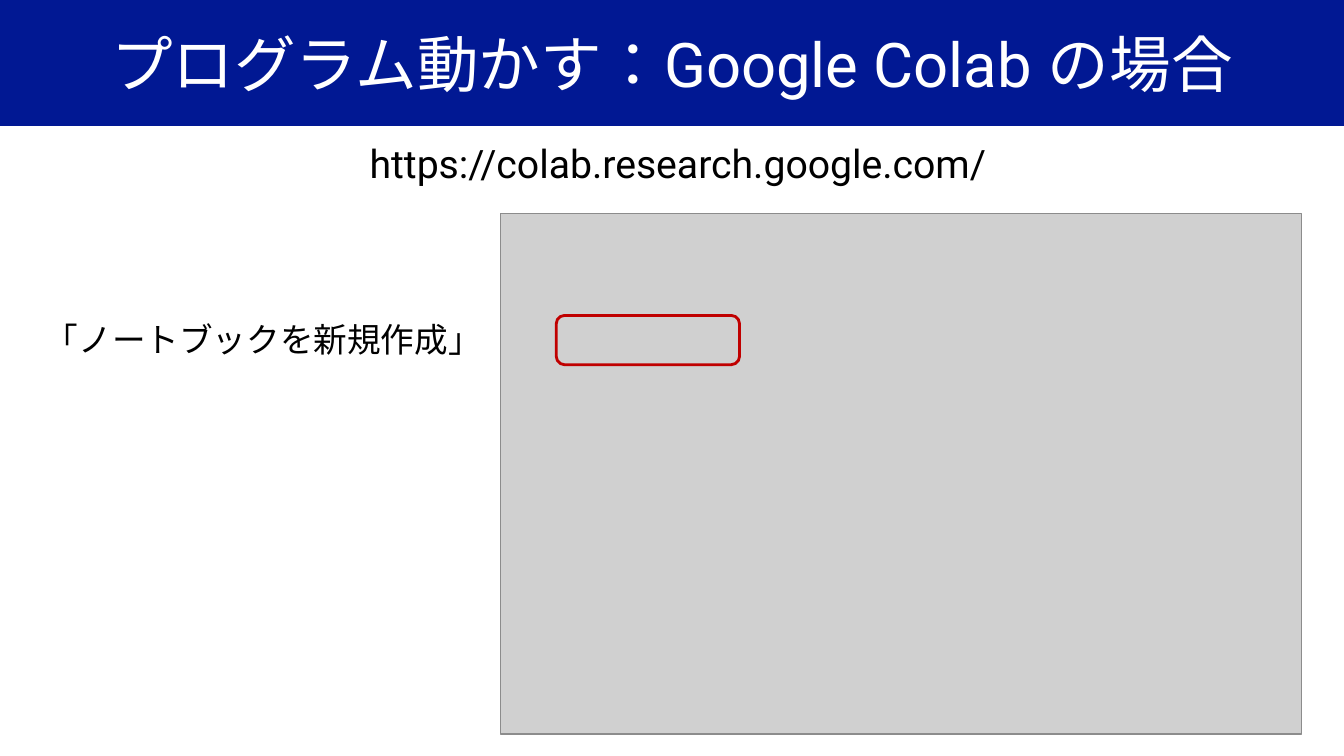
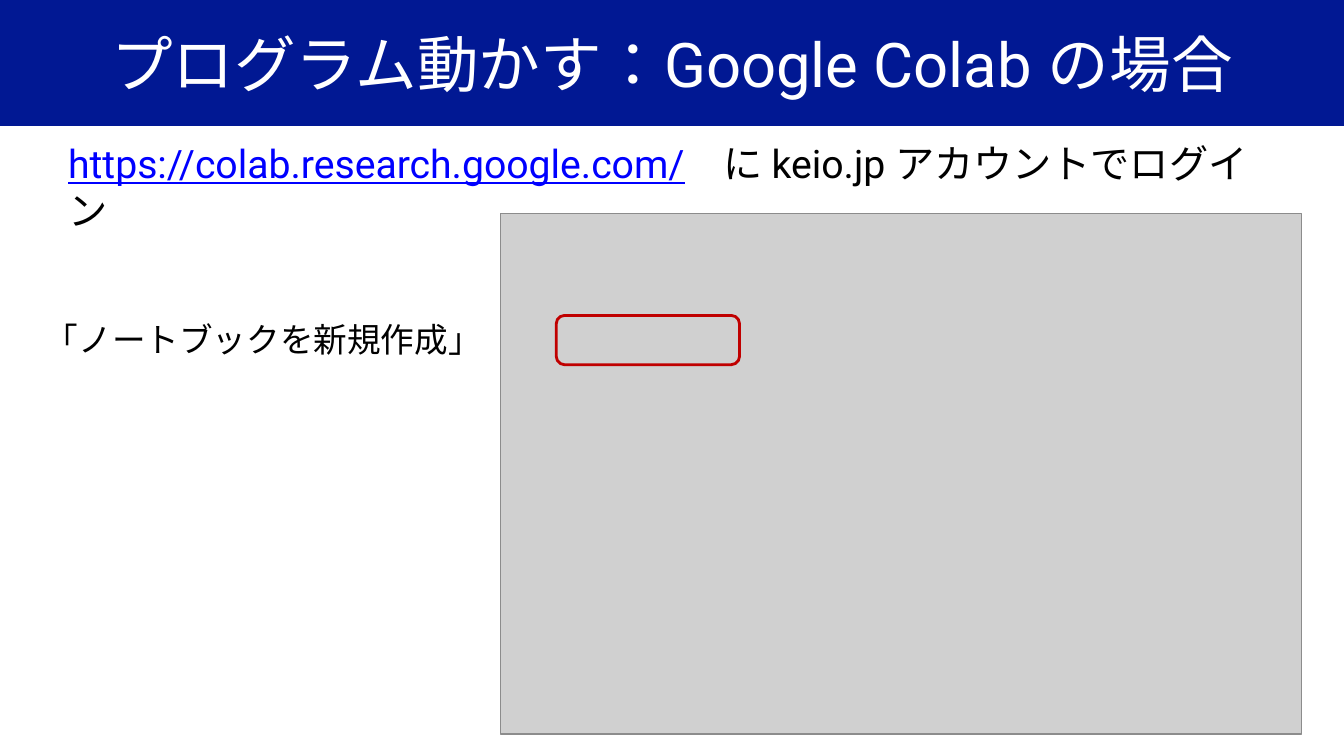
Before and after one commit to YugiLab/Lectures, a slide deck: slide 18 of DS2_2026/Day1/yugi_lecture1_ode.pptx. Drawn at 1344x756 pixels with LibreOffice and Linux fonts; fonts in the diff are those of the drawing; grey boxes stand for pictures. Boxes give left, top, right and bottom in pixels: in the first picture for what was removed or moved away, otherwise in the second. Text is boxed around its words. In the diff, an @@ line names an element or a change of style, - is before the commit and + after.

```diff
--- a/DS2_2026/Day1/yugi_lecture1_ode.pptx
+++ b/DS2_2026/Day1/yugi_lecture1_ode.pptx
@@ text at [68, 145, 1247, 187]: text changed; text colour #000000 to #0000FF @@
-https://colab.research.google.com/
+https://colab.research.google.com/ に keio.jp アカウントでログイン
```
Also in this commit, not shown: 1 other file.
